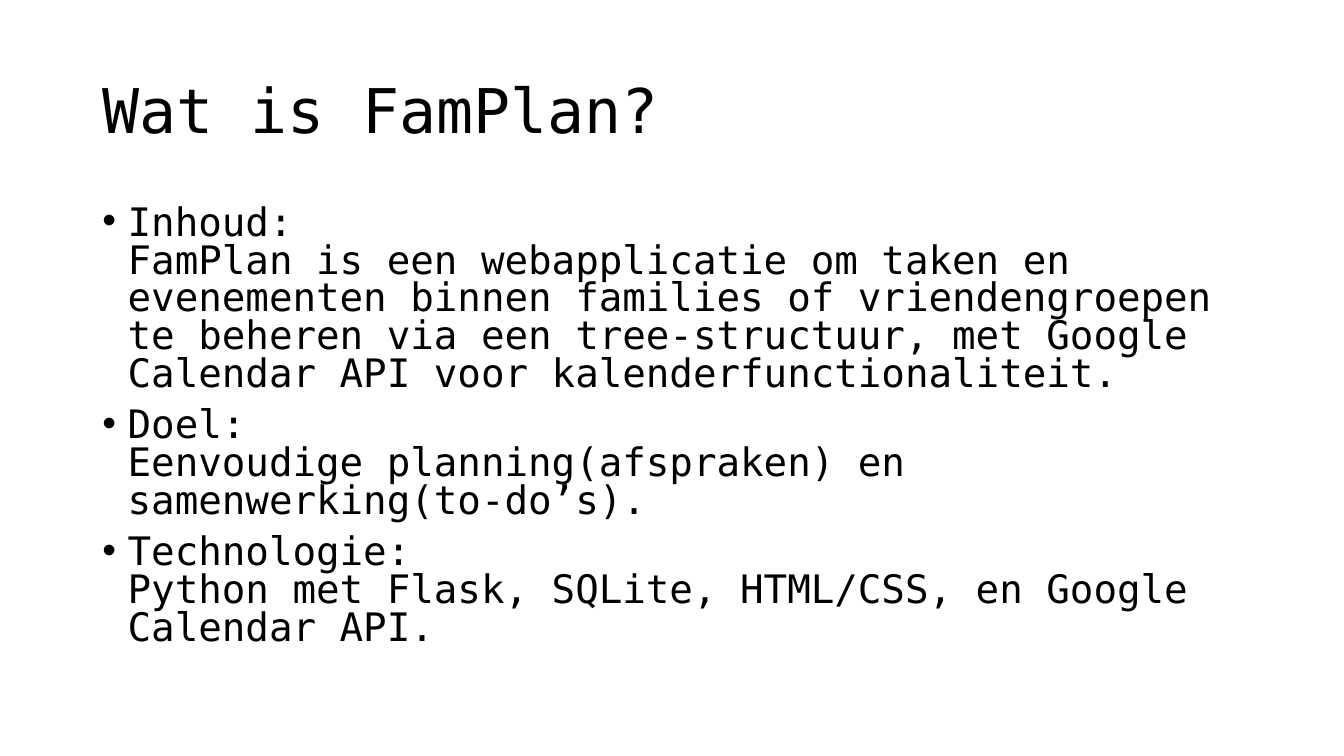
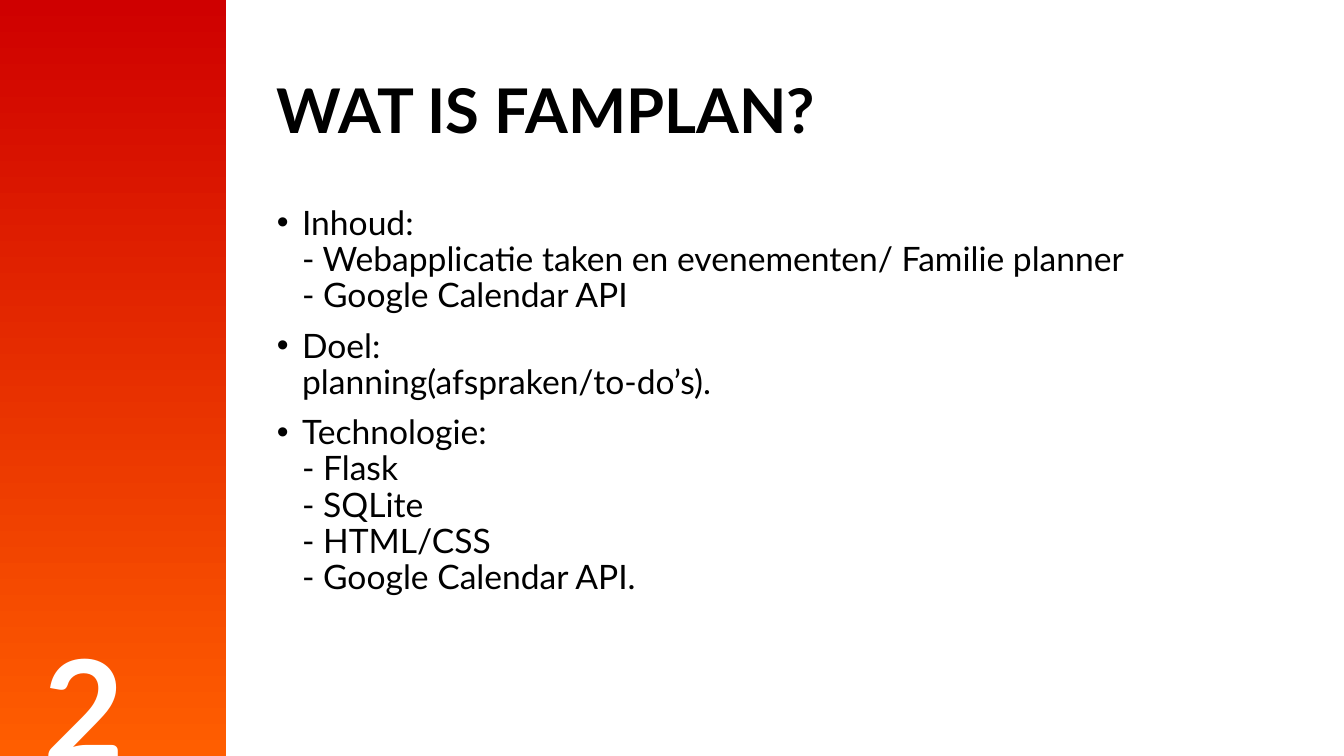
Before and after one commit to christianmesinas/famplan, a slide deck: slide 2 of presentatie/FamPlan pitch.odp. Drawn at 1344x756 pixels with LibreOffice and Linux fonts; fonts in the diff are those of the drawing. Boxes give left, top, right and bottom in pixels: in the first picture for what was removed or moved away, otherwise in the second. Text is boxed around its words. In the diff, an @@ line names an element or a change of style, - is before the commit and + after.

```diff
--- a/presentatie/FamPlan pitch.odp
+++ b/presentatie/FamPlan pitch.odp
@@ freeform shape added at (x1=0, y1=0, x2=226, y2=756), fill gradient #FF5E00 to #CF0000 @@
@@ title at (x1=277, y1=88, x2=815, y2=134): text changed; font DejaVu Sans Mono to Lato; bold on @@
-Wat is FamPlan?
+WAT IS FAMPLAN?
@@ text at (x1=302, y1=210, x2=1124, y2=595): text changed; size 28 to 24 pt; font DejaVu Sans Mono to Lato @@
-• Inhoud:
-  FamPlan is een webapplicatie om taken en evenementen binnen families of vriendengroepen te beheren via een tree-structuur, met Google Calendar API voor kalenderfunctionaliteit.
-• Doel:
-  Eenvoudige planning(afspraken) en samenwerking(to-do’s).
-• Technologie:
-  Python met Flask, SQLite, HTML/CSS, en Google Calendar API.
+• Inhoud:
+  - Webapplicatie taken en evenementen/ Familie planner
+  - Google Calendar API
+• Doel:
+  planning(afspraken/to-do’s).
+• Technologie:
+  - Flask
+  - SQLite
+  - HTML/CSS
+  - Google Calendar API.
@@ text added at (x1=33, y1=615, x2=175, y2=756), 100 pt, text #FFFFFF, bold @@
+2
```
Also in this commit, not shown: 9 other slides changed.
